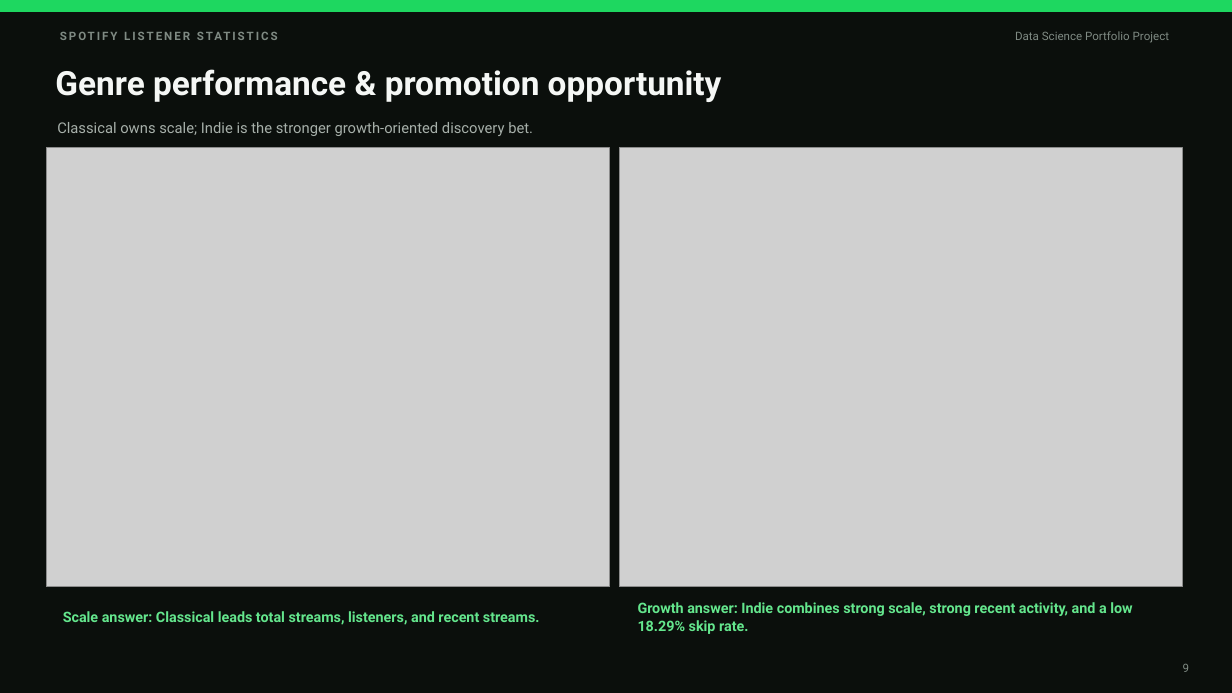
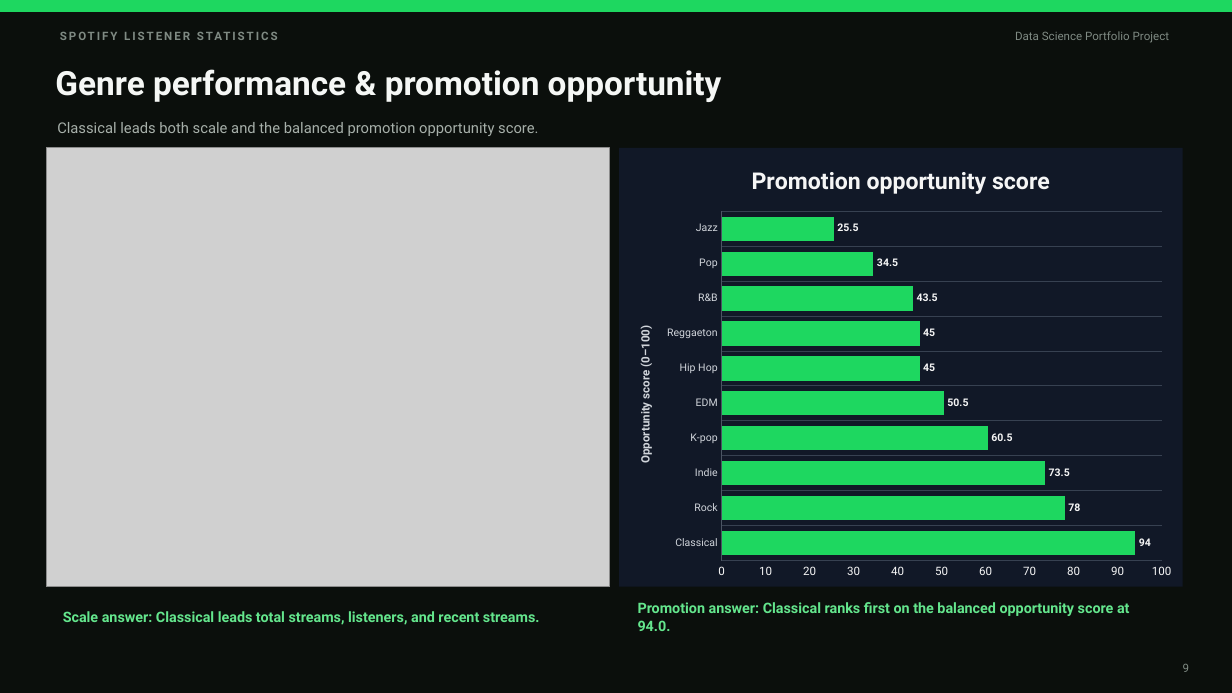
Before and after one commit to mightyalok00/spotify-listener-statistics-eda, a slide deck: slide 9 of Spotify_Listener_Statistics_Analysis_Presentation_By_Alok_Agarwal.pptx. Drawn at 1232x693 pixels with LibreOffice and Linux fonts; fonts in the diff are those of the drawing; grey boxes stand for pictures. Boxes give left, top, right and bottom in pixels: in the first picture for what was removed or moved away, otherwise in the second. Text is boxed around its words. In the diff, an @@ line names an element or a change of style, - is before the commit and + after.

```diff
--- a/Spotify_Listener_Statistics_Analysis_Presentation_By_Alok_Agarwal.pptx
+++ b/Spotify_Listener_Statistics_Analysis_Presentation_By_Alok_Agarwal.pptx
@@ text at (57,122,538,136): text changed @@
-Classical owns scale; Indie is the stronger growth-oriented discovery bet.
+Classical leads both scale and the balanced promotion opportunity score.
@@ picture removed at (619,148,1183,587) @@
@@ bar chart added at (619,148,1183,587) @@
+title "Promotion opportunity score "
+categories: Classical, Rock, Indie, K-pop, EDM, Hip Hop, Reggaeton, R&B, Pop, Jazz
+Series 1: 94, 78, 73.5, 60.5, 50.5, 45, 45, 43.5, 34.5, 25.5
@@ text at (638,602,1130,631): text changed @@
-Growth answer: Indie combines strong scale, strong recent activity, and a low 18.29% skip rate.
+Promotion answer: Classical ranks first on the balanced opportunity score at 94.0.
```
Also in this commit, not shown: 10 other slides changed.
